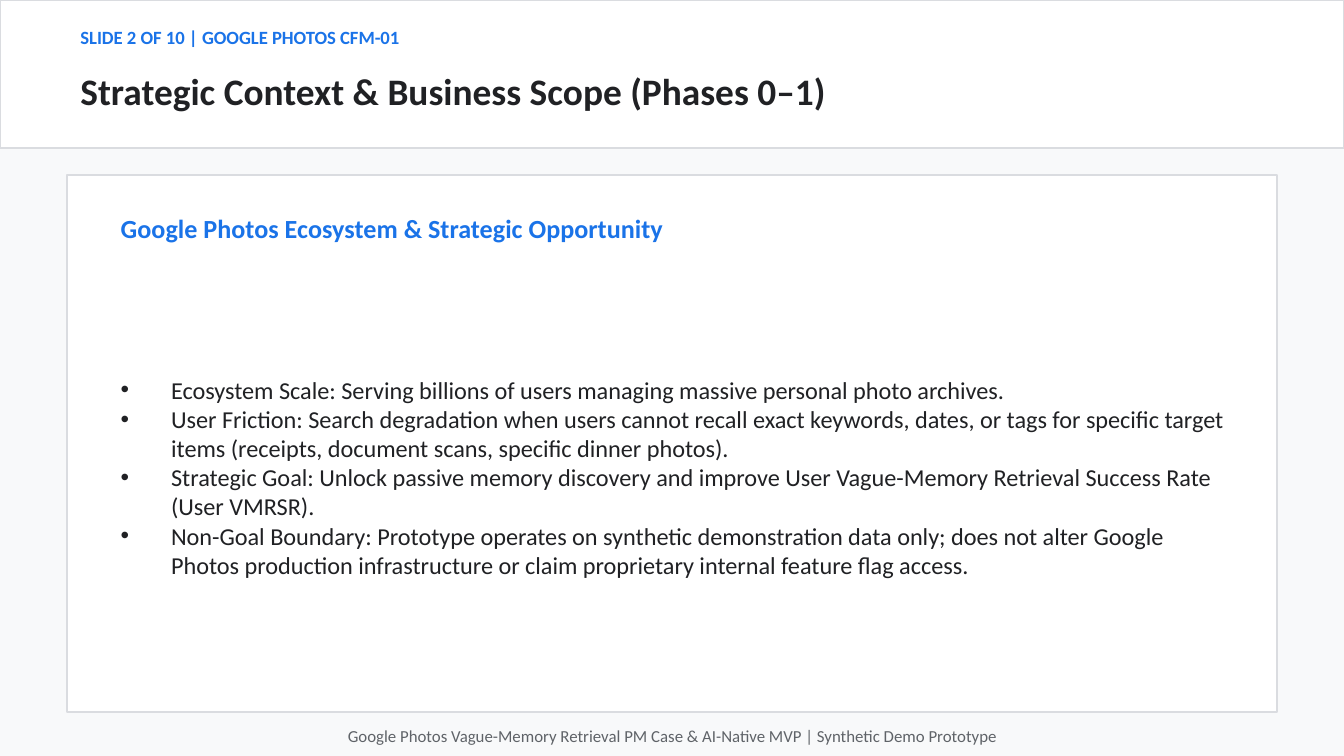
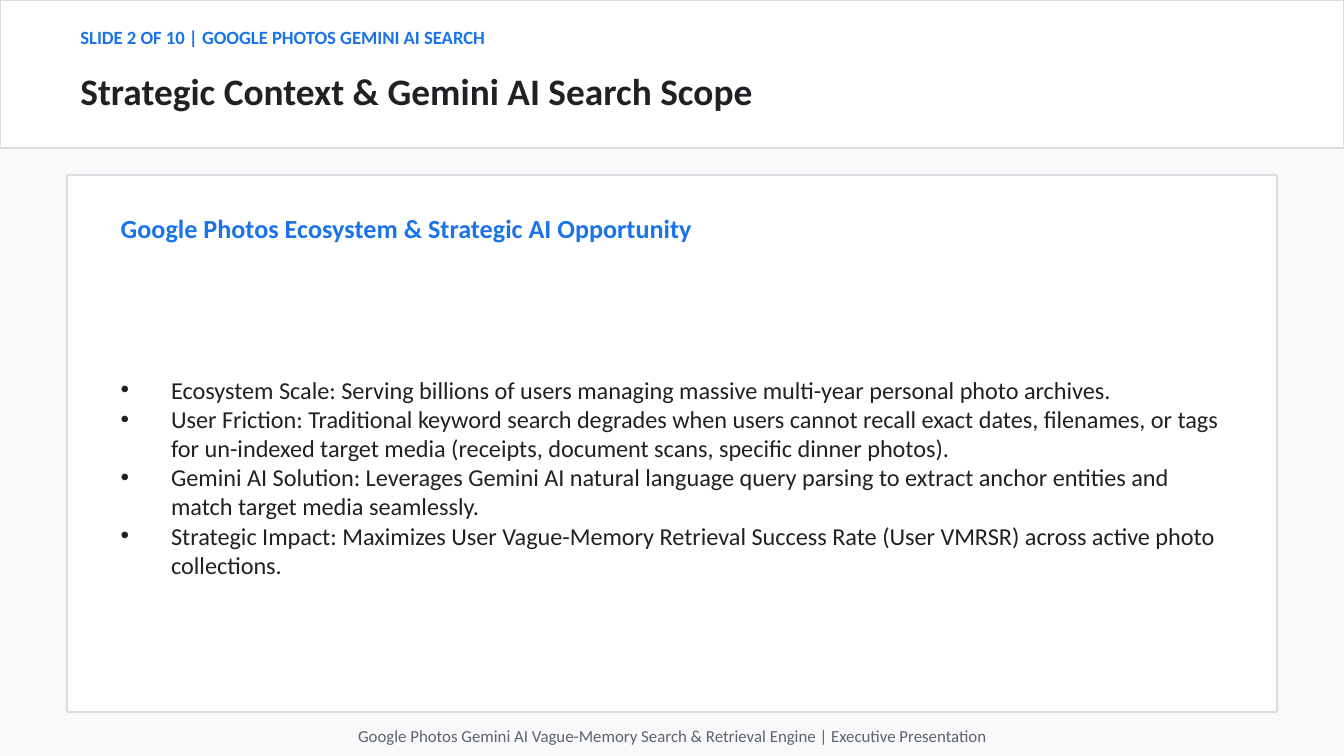
Before and after one commit to hatakekakashi05/google-photos-vague-memory-, a slide deck: slide 2 of output/google_photos_vague_memory_presentation.pptx. Drawn at 1344x756 pixels with LibreOffice and Linux fonts; fonts in the diff are those of the drawing. Boxes give left, top, right and bottom in pixels: in the first picture for what was removed or moved away, otherwise in the second. Text is boxed around its words. In the diff, an @@ line names an element or a change of style, - is before the commit and + after.

Commit message:
Strongly emphasize Gemini AI Search in README/PPTX/docs, fix image-to-tag visual mismatch bugs (e.g. VIN_002 grandparents image)

```diff
--- a/output/google_photos_vague_memory_presentation.pptx
+++ b/output/google_photos_vague_memory_presentation.pptx
@@ text at (80, 31, 485, 44): text changed @@
-SLIDE 2 OF 10 | GOOGLE PHOTOS CFM-01
+SLIDE 2 OF 10 | GOOGLE PHOTOS GEMINI AI SEARCH
@@ text at (80, 78, 752, 112): text changed @@
-Strategic Context & Business Scope (Phases 0–1)
+Strategic Context & Gemini AI Search Scope
@@ text at (121, 219, 691, 243): text changed @@
-Google Photos Ecosystem & Strategic Opportunity
+Google Photos Ecosystem & Strategic AI Opportunity
@@ text at (171, 382, 1218, 574): text changed @@
-• Ecosystem Scale: Serving billions of users managing massive personal photo archives.
-• User Friction: Search degradation when users cannot recall exact keywords, dates, or tags for specific target items (receipts, document scans, specific dinner photos).
-• Strategic Goal: Unlock passive memory discovery and improve User Vague-Memory Retrieval Success Rate (User VMRSR).
-• Non-Goal Boundary: Prototype operates on synthetic demonstration data only; does not alter Google Photos production infrastructure or claim proprietary internal feature flag access.
+• Ecosystem Scale: Serving billions of users managing massive multi-year personal photo archives.
+• User Friction: Traditional keyword search degrades when users cannot recall exact dates, filenames, or tags for un-indexed target media (receipts, document scans, specific dinner photos).
+• Gemini AI Solution: Leverages Gemini AI natural language query parsing to extract anchor entities and match target media seamlessly.
+• Strategic Impact: Maximizes User Vague-Memory Retrieval Success Rate (User VMRSR) across active photo collections.
@@ text at (358, 730, 986, 745): text changed @@
-Google Photos Vague-Memory Retrieval PM Case & AI-Native MVP | Synthetic Demo Prototype
+Google Photos Gemini AI Vague-Memory Search & Retrieval Engine | Executive Presentation
```
Also in this commit, not shown: 9 other slides changed, 4 other files.
